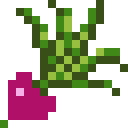
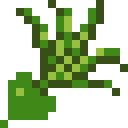
The second 128×128 image is a revision of the first. Changes to its layers:
painted on "Background" over [8, 72, 56, 120]
